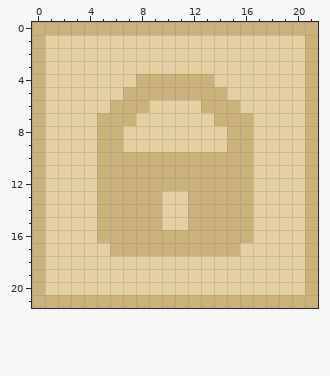
Pixel-art file, stored at Art/Office Pack/HUD/inv_locked_slot.ase. That is the earlier state.
22x22 pixels, 1 frame.
Now the later version:
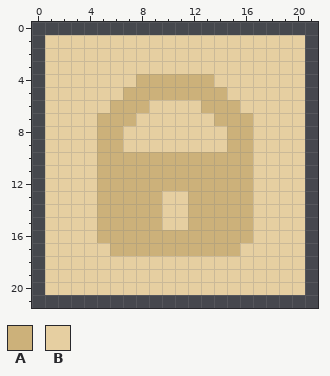
Palette (. is transparent): A #ccb17a  B #e6cfa1
What changed:
Changed rows in their new state; - is an unchanged pixel.
first column x 0:
 0 ......................
 1 .--------------------.
 2 .--------------------.
 3 .--------------------.
 4 .--------------------.
 5 .--------------------.
 6 .--------------------.
 7 .--------------------.
 8 .--------------------.
 9 .--------------------.
10 .--------------------.
11 .--------------------.
12 .--------------------.
13 .--------------------.
14 .--------------------.
15 .--------------------.
16 .--------------------.
17 .--------------------.
18 .--------------------.
19 .--------------------.
20 .--------------------.
21 ......................
Pixel boxes of the changes (left, top, right, bottom) in both pictures:
erased: (32, 22, 318, 308)
